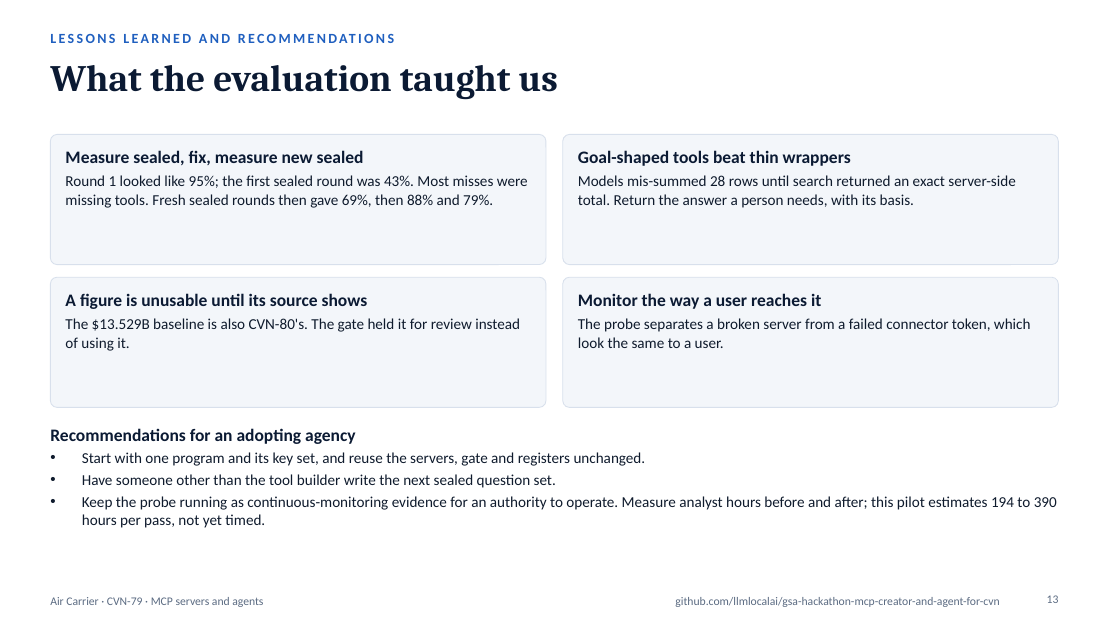
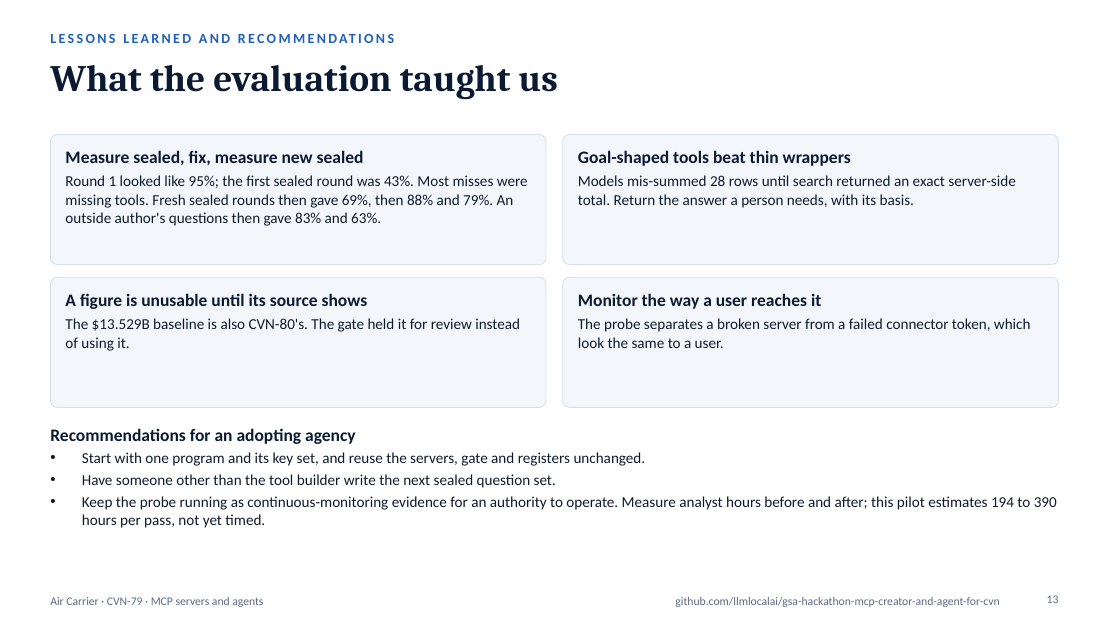
Before and after one commit to gsa-mcp-hackathon/gsa-hackathon-mcp-creator-and-agent-for-air-carrier, a slide deck: slide 13 of docs/submission/mcp-a-creator-one-hub-deck.pptx. Drawn at 1120x630 pixels with LibreOffice and Linux fonts; fonts in the diff are those of the drawing. Boxes give left, top, right and bottom in pixels: in the first picture for what was removed or moved away, otherwise in the second. Text is boxed around its words. In the diff, an @@ line names an element or a change of style, - is before the commit and + after.

```diff
--- a/docs/submission/mcp-a-creator-one-hub-deck.pptx
+++ b/docs/submission/mcp-a-creator-one-hub-deck.pptx
@@ text at (65,175,528,226): text changed @@
-Round 1 looked like 95%; the first sealed round was 43%. Most misses were missing tools. Fresh sealed rounds then gave 69%, then 88% and 79%.
+Round 1 looked like 95%; the first sealed round was 43%. Most misses were missing tools. Fresh sealed rounds then gave 69%, then 88% and 79%. An outside author's questions then gave 83% and 63%.
```
Also in this commit, not shown: 3 other slides changed, 39 other files.
